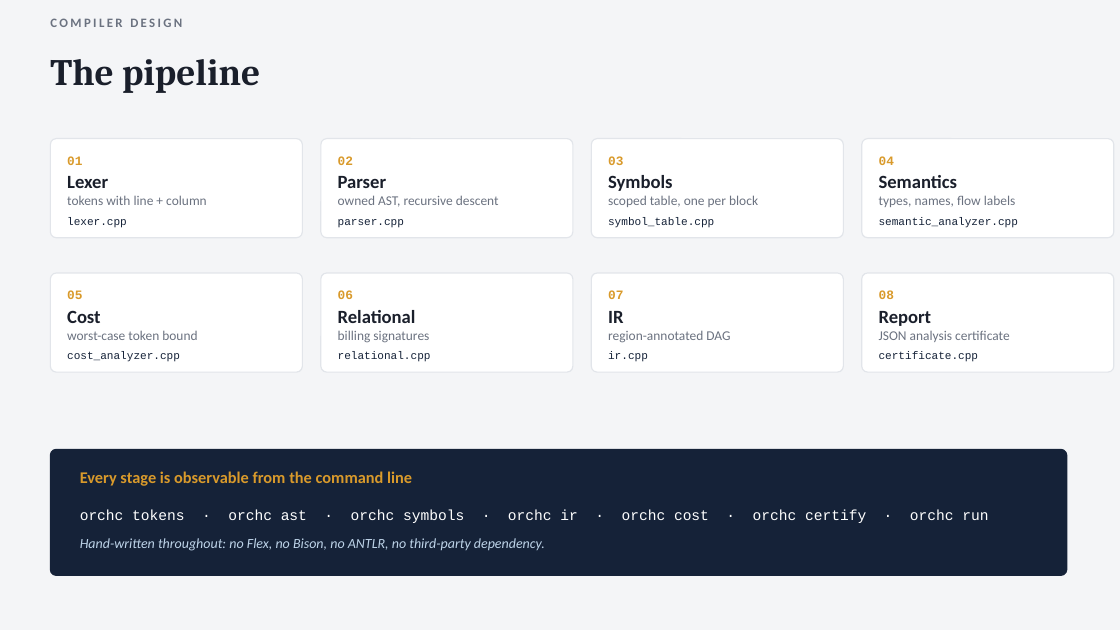
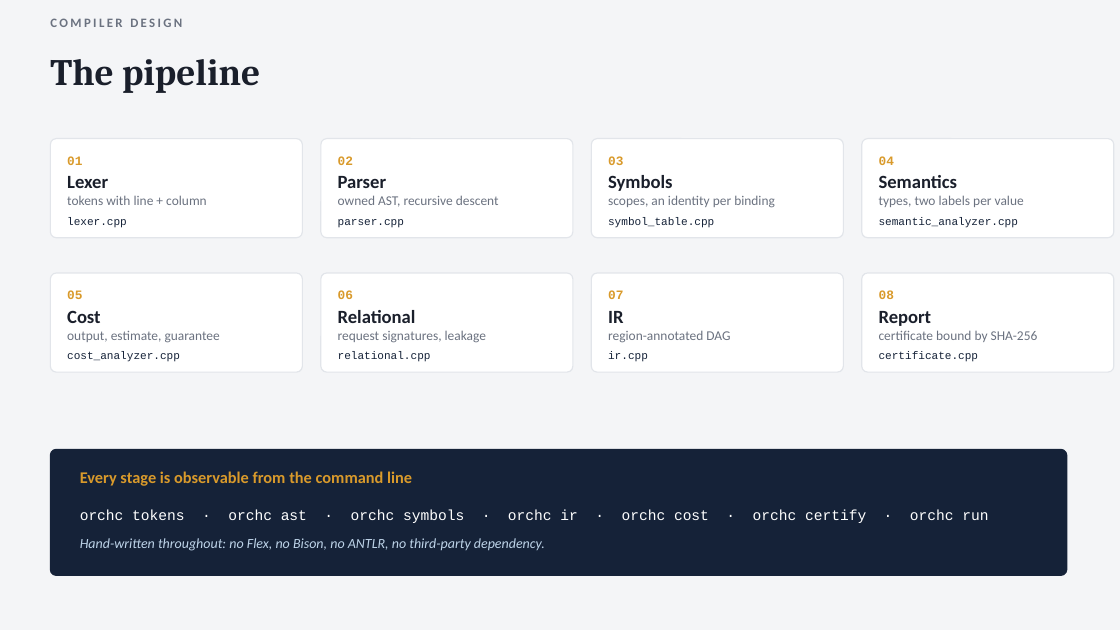
Before and after one commit to guyoverclocked/orchlang-compiler-design-project, a slide deck: slide 12 of submission/phase2/OrchLang_Phase2_Presentation_Nambi_Rajan_M.pptx (slide 10 before the commit). Drawn at 1120x630 pixels with LibreOffice and Linux fonts; fonts in the diff are those of the drawing. Boxes give left, top, right and bottom in pixels: in the first picture for what was removed or moved away, otherwise in the second. Text is boxed around its words. In the diff, an @@ line names an element or a change of style, - is before the commit and + after.

```diff
--- a/submission/phase2/OrchLang_Phase2_Presentation_Nambi_Rajan_M.pptx
+++ b/submission/phase2/OrchLang_Phase2_Presentation_Nambi_Rajan_M.pptx
@@ text at [608,195,775,208]: text changed @@
-scoped table, one per block
+scopes, an identity per binding
@@ text at [879,195,1024,207]: text changed @@
-types, names, flow labels
+types, two labels per value
@@ text at [67,331,220,343]: text changed @@
-worst-case token bound
+output, estimate, guarantee
@@ text at [338,331,486,343]: text changed @@
-billing signatures
+request signatures, leakage
@@ text at [879,330,1038,342]: text changed @@
-JSON analysis certificate
+certificate bound by SHA-256
```
Also in this commit, not shown: 9 other slides changed, 10 slides added, 8 slides removed, 28 other files.
